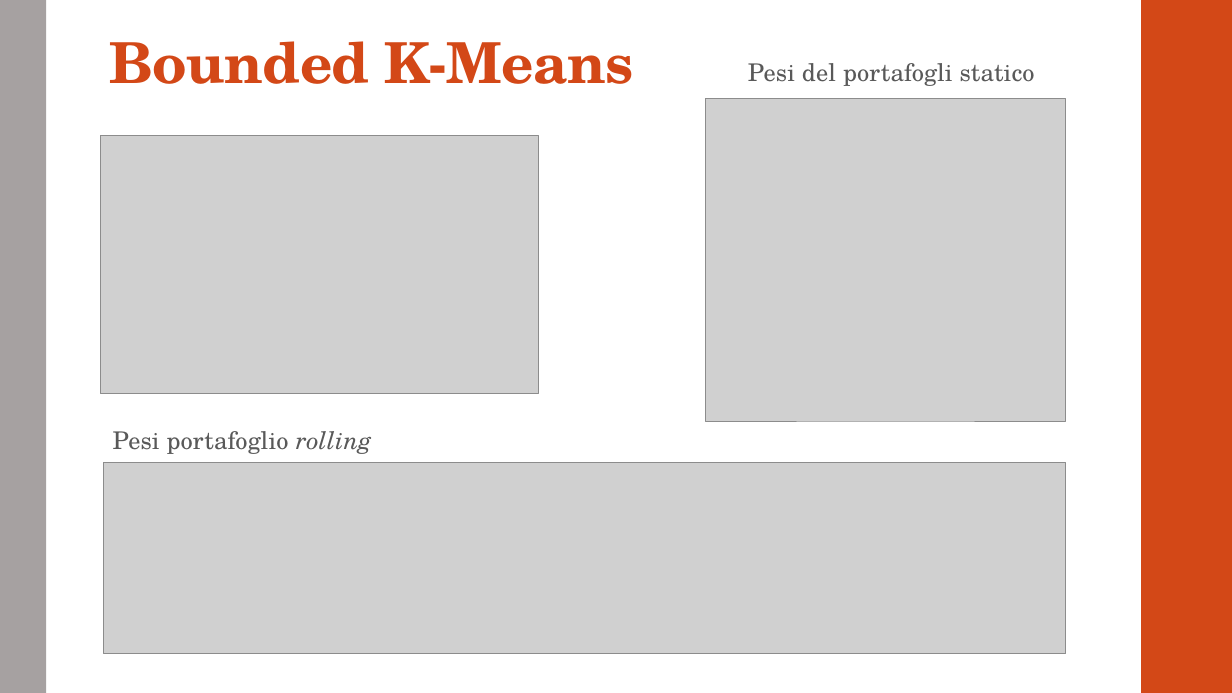
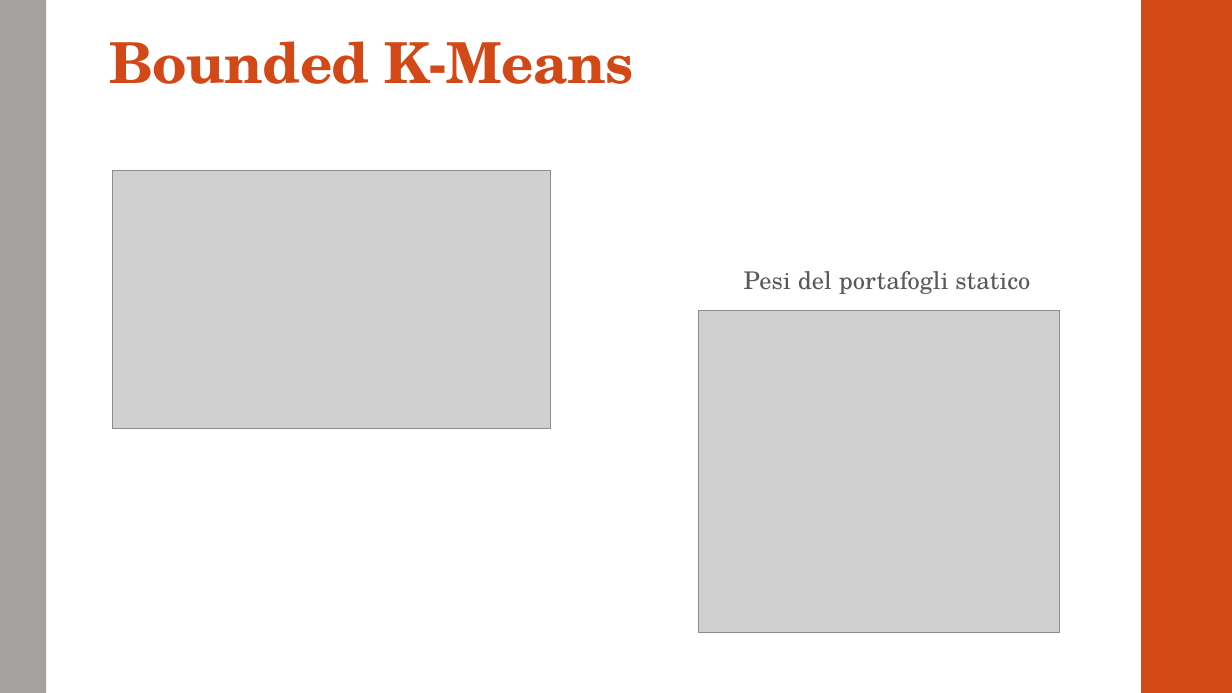
Before and after one commit to GiadaV/PROGETTO-PYTHON, a slide deck: slide 15 of presentazione.pptx (slide 12 before the commit). Drawn at 1232x693 pixels with LibreOffice and Linux fonts; fonts in the diff are those of the drawing; grey boxes stand for pictures. Boxes give left, top, right and bottom in pixels: in the first picture for what was removed or moved away, otherwise in the second. Text is boxed around its words. In the diff, an @@ line names an element or a change of style, - is before the commit and + after.

```diff
--- a/presentazione.pptx
+++ b/presentazione.pptx
@@ picture moved from (x1=101, y1=136, x2=539, y2=394) to (x1=113, y1=171, x2=551, y2=429) @@
@@ text "Pesi del portafogli statico" moved from (x1=748, y1=63, x2=1035, y2=86) to (x1=744, y1=271, x2=1030, y2=294) @@
@@ picture moved from (x1=705, y1=99, x2=1067, y2=421) to (x1=699, y1=311, x2=1060, y2=633) @@
@@ text removed at (x1=113, y1=431, x2=372, y2=454) @@
-Pesi portafoglio rolling
@@ picture removed at (x1=104, y1=462, x2=1067, y2=653) @@
```
Also in this commit, not shown: 3 other slides changed, 2 slides added.
